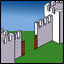
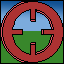
The second 64x64 image is a revision of the first. Changes to its layers:
added layer "Layer 14" above "Layer 13" over [1, 1, 63, 63]
hid "Layer 10" over [1, 1, 63, 63]
hid "Layer 9" over [1, 1, 63, 63]
